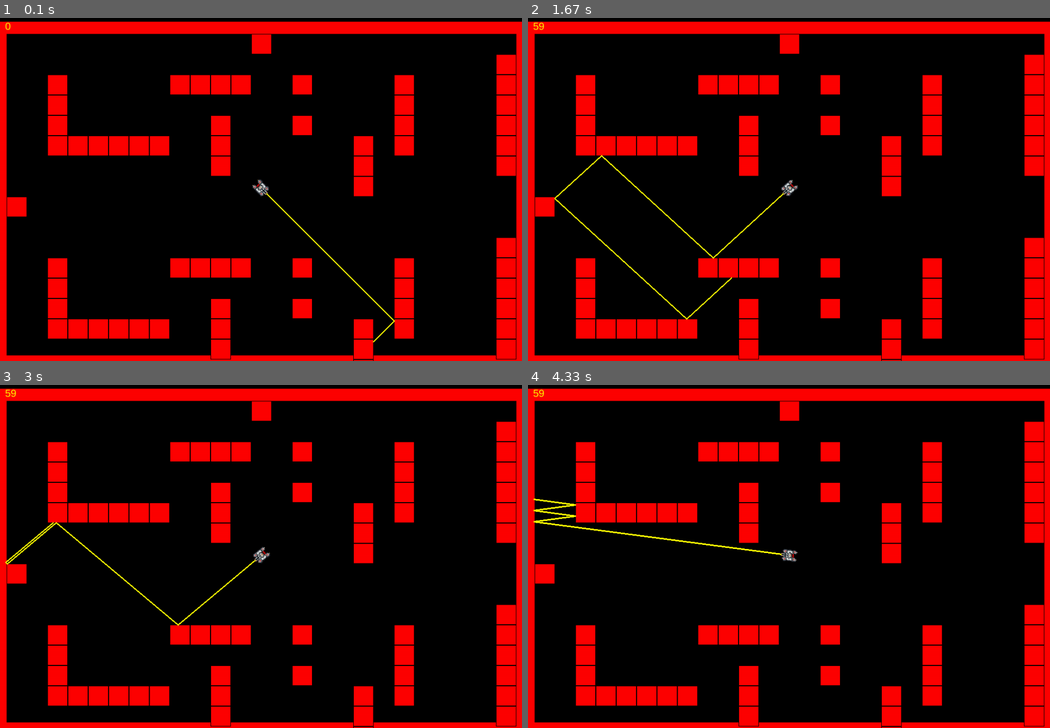
Above: before the commit, frames 1-4 (two rows, left to right).
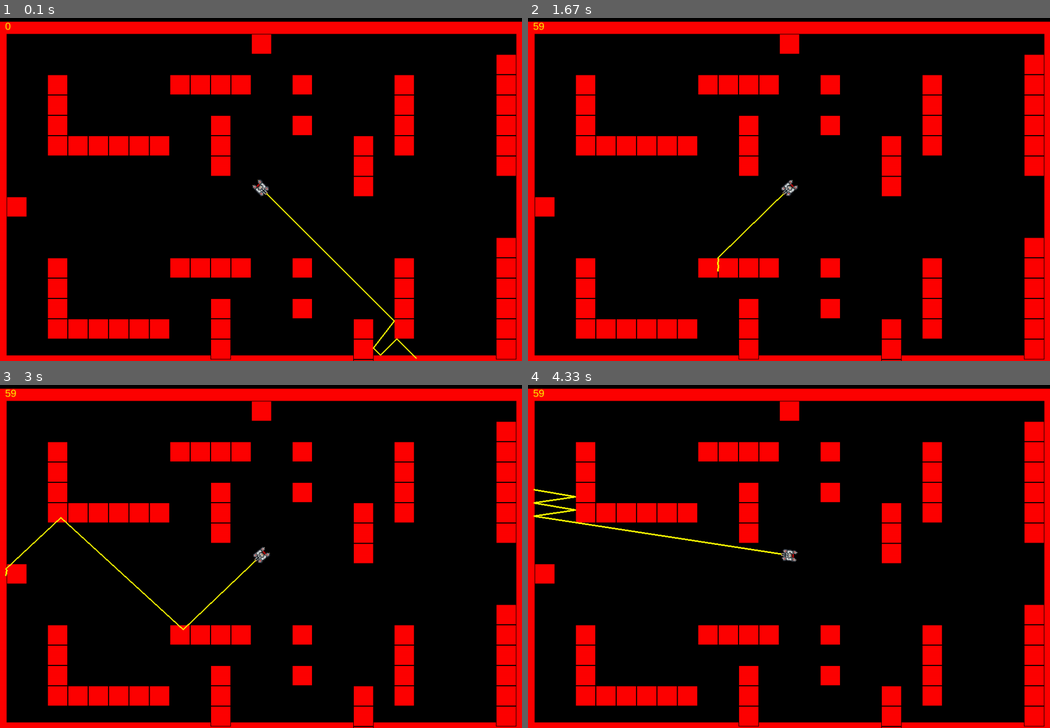
Above: after the commit, the same moments.

Repository: jonalfarlinga/lazars
Game: pygame game, started from lazars_main.py
Same seed, same stepped clock (60 frames per second), same inputs: the game is played once before the commit and once after it.
Inputs:
- Up to frame 1 (0.1 s): no input
- Up to frame 2 (1.67 s): hold Right 0.33-0.8 s; hold Right 0.83-1.3 s; hold Left from 1.33 s (still down)
- Up to frame 3 (3 s): release Left at 1.87 s; hold Left 1.9-2.3 s; hold Right 2.33-2.97 s
- Up to frame 4 (4.33 s): hold Left 3-3.47 s; hold Right 3.5-3.97 s; hold Right from 4 s (still down)

The runs differ from the first frame. In frame 1, 0.1% of the frame differs, in the area x 71-80%, y 88-100%; in frame 2, 0.6%; in frame 3, 0.6%; in frame 4, 0.8%, in the area x 1-49%, y 30-50%.

Commit message:
60 fps at east/west, need to refactor north/south

Diff:
--- a/lazars_main.py
+++ b/lazars_main.py
@@ -78,7 +78,7 @@
                 # change the value to False, to exit the main loop
                 pygame.quit()
                 sys.exit()
-        pygame.time.delay(0)
+        pygame.time.wait(1)
         FramesPerSecond.tick(FPS)
         debug_me.fps_counter(FramesPerSecond, screen, font)
         pygame.display.update()
--- a/vector_math.py
+++ b/vector_math.py
@@ -72,41 +72,51 @@
             #         continue (start = start, end = current range)
             # else:
             #     start = currentrange
-            start = source[0] + 1
-            for runx in range(start, SCREEN_WIDTH, 20):
-                vector_dif = round(uvy / uvx, 5)
+            start = source
+            vector_dif = round(uvy / uvx, 5)
+            for runx in range(start[0] + 1, SCREEN_WIDTH + 20, 20):
                 for rect in rects:
-                    y2 = proper_round(
-                        source[1] + (runx - source[0]) * vector_dif
+                    runy = proper_round(
+                        start[1] + (runx - start[0]) * vector_dif
                     )
-                    if rect.collidepoint((runx, y2)):
-                        for x2 in range(start, runx + 1):
+                    if rect.collidepoint((runx, runy)):
+                        for x2 in range(start[0] + 1, runx + 1):
                             y2 = proper_round(
-                                source[1] + (x2 - source[0]) * vector_dif
+                                runy + (x2 - runx) * vector_dif
                             )
                             if rect.collidepoint((x2, y2)):
                                 bounce = ((x2, y2))
+                                uvx, uvy = reflect_direction(uvx, uvy, x2 - 1,
+                                                             rect, True)
                                 break
                     if bounce:
-                        uvx, uvy = reflect_direction(uvx, uvy, x2 - 1,
-                                                     rect, True)
                         break
                 if bounce:
                     break
-                start = runx
+                start = runx, runy
         elif uvx <= -.7071 and (-.7072 <= uvy <= .7072):
+            start = source
             vector_dif = round(uvy / uvx, 5)
-            for x2 in reversed(range(0, source[0] - 1)):
-                y2 = proper_round(
-                    source[1] + (x2 - source[0]) * vector_dif
-                )
+            for runx in reversed(range(0, start[0] - 1, 20)):
                 for rect in rects:
-                    if rect.collidepoint((x2, y2)):
-                        bounce = ((x2, y2))
+                    runy = proper_round(
+                        start[1] + (runx - start[0]) * vector_dif
+                    )
+                    if rect.collidepoint((runx, runy)):
+                        for x2 in reversed(range(runx - 1, start[0])):
+                            y2 = proper_round(
+                                runy + (runx - runx) * vector_dif
+                            )
+                            if rect.collidepoint((x2, y2)):
+                                bounce = ((x2, y2))
+                                uvx, uvy = reflect_direction(uvx, uvy, x2 + 1,
+                                                             rect, True)
+                                break
+                    if bounce:
                         break
                 if bounce:
-                    uvx, uvy = reflect_direction(uvx, uvy, x2 + 1, rect, True)
                     break
+                start = runx, runy
         elif uvy > .7071 and (-.7072 <= uvx <= .7072):
             vector_dif = round(uvx / uvy, 5)
             for y2 in range(source[1] + 1, SCREEN_HEIGHT):
